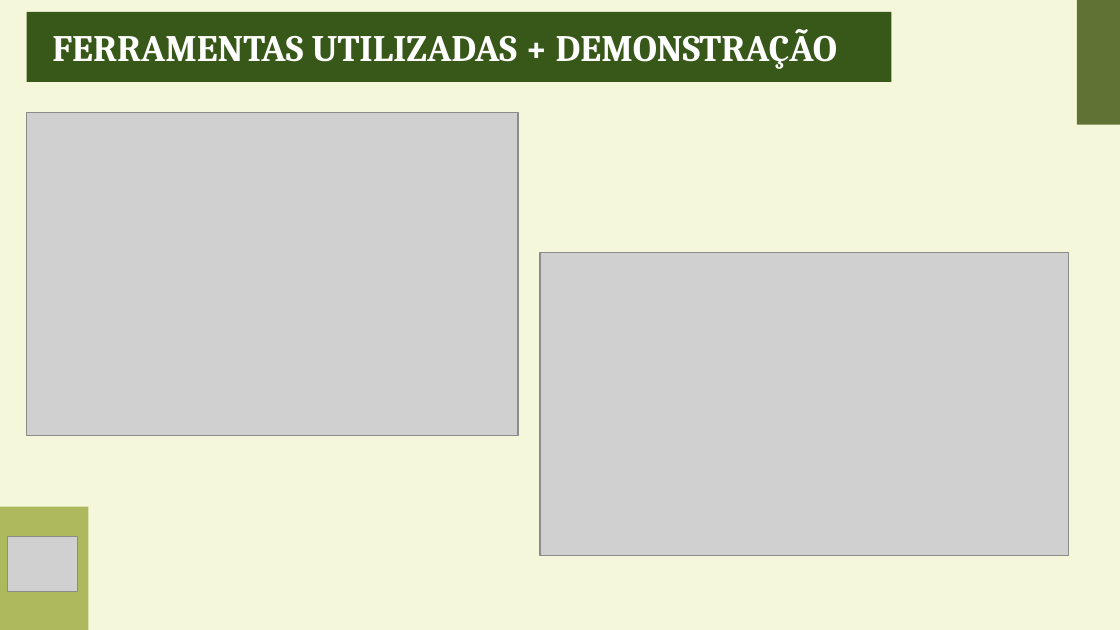
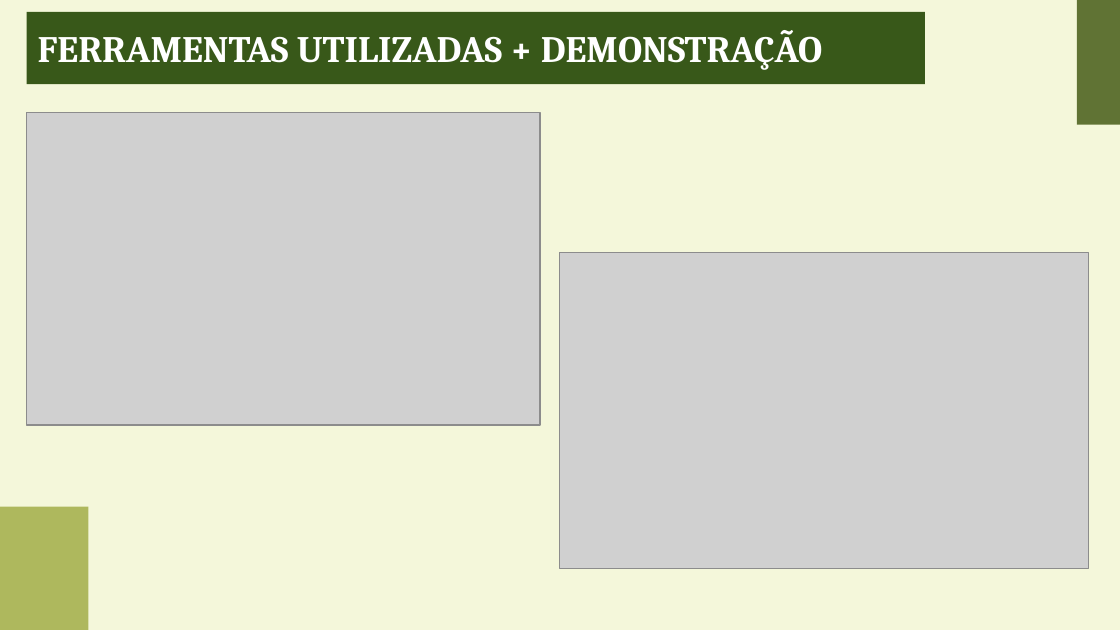
Before and after one commit to KaioZaniboni/wisoy-1, a slide deck: slide 7 of Documentos/APRESENTAÇÃO.SPRINT2.pptx (slide 6 before the commit). Drawn at 1120x630 pixels with LibreOffice and Linux fonts; fonts in the diff are those of the drawing; grey boxes stand for pictures. Boxes give left, top, right and bottom in pixels: in the first picture for what was removed or moved away, otherwise in the second. Text is boxed around its words. In the diff, an @@ line names an element or a change of style, - is before the commit and + after.

```diff
--- a/Documentos/APRESENTAÇÃO.SPRINT2.pptx
+++ b/Documentos/APRESENTAÇÃO.SPRINT2.pptx
@@ text "FERRAMENTAS UTILIZADAS + DEMONSTRAÇÃO": place and size @@
-text "FERRAMENTAS UTILIZADAS + DEMONSTRAÇÃO" at <box>52,29,837,69</box>
+text "FERRAMENTAS UTILIZADAS + DEMONSTRAÇÃO" at <box>38,30,822,70</box>
@@ rectangle: place and size @@
-rectangle at <box>27,12,892,83</box>
+rectangle at <box>27,12,925,85</box>
@@ picture: place and size @@
-picture at <box>27,112,519,436</box>
+picture at <box>27,112,540,424</box>
@@ picture: place and size @@
-picture at <box>540,253,1068,556</box>
+picture at <box>559,253,1088,569</box>
@@ picture removed at <box>8,536,77,591</box> @@
```
Also in this commit, not shown: 9 other slides changed, 5 other files.
